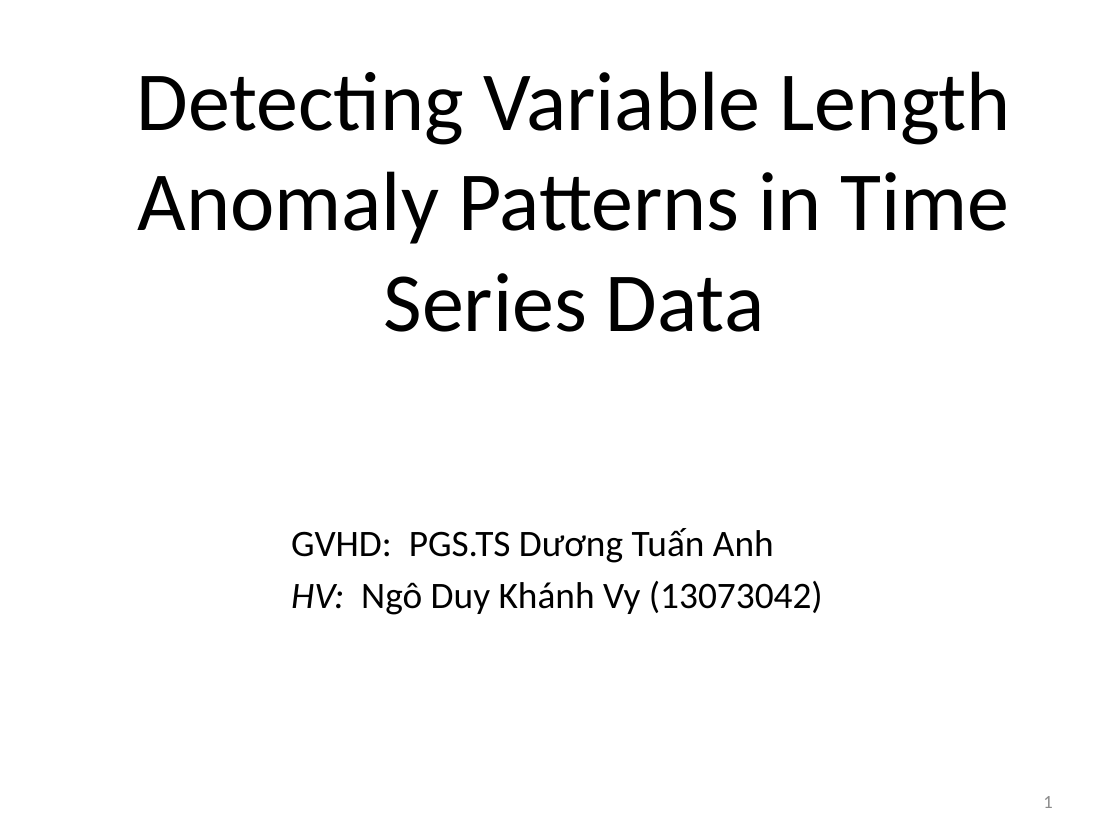
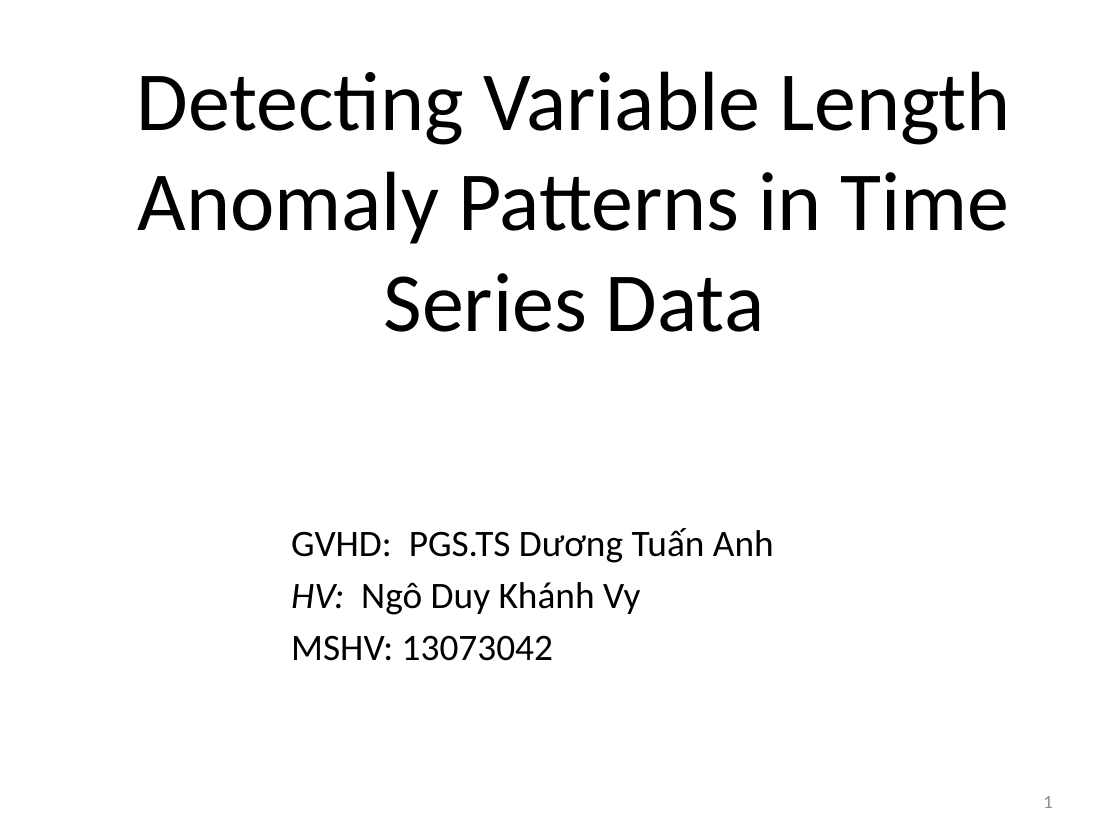
Before and after one commit to vyngo/caohoc-project-name, a slide deck: slide 1 of Report/pre.pptx. Drawn at 1120x840 pixels with LibreOffice and Linux fonts; fonts in the diff are those of the drawing. Boxes give left, top, right and bottom in pixels: in the first picture for what was removed or moved away, otherwise in the second. Text is boxed around its words. In the diff, an @@ line names an element or a change of style, - is before the commit and + after.

```diff
--- a/Report/pre.pptx
+++ b/Report/pre.pptx
@@ subtitle at (x1=291, y1=582, x2=640, y2=661): text changed @@
-HV: Ngô Duy Khánh Vy (13073042)
+HV: Ngô Duy Khánh Vy
+MSHV: 13073042
```
Also in this commit, not shown: 1 other slide changed.
